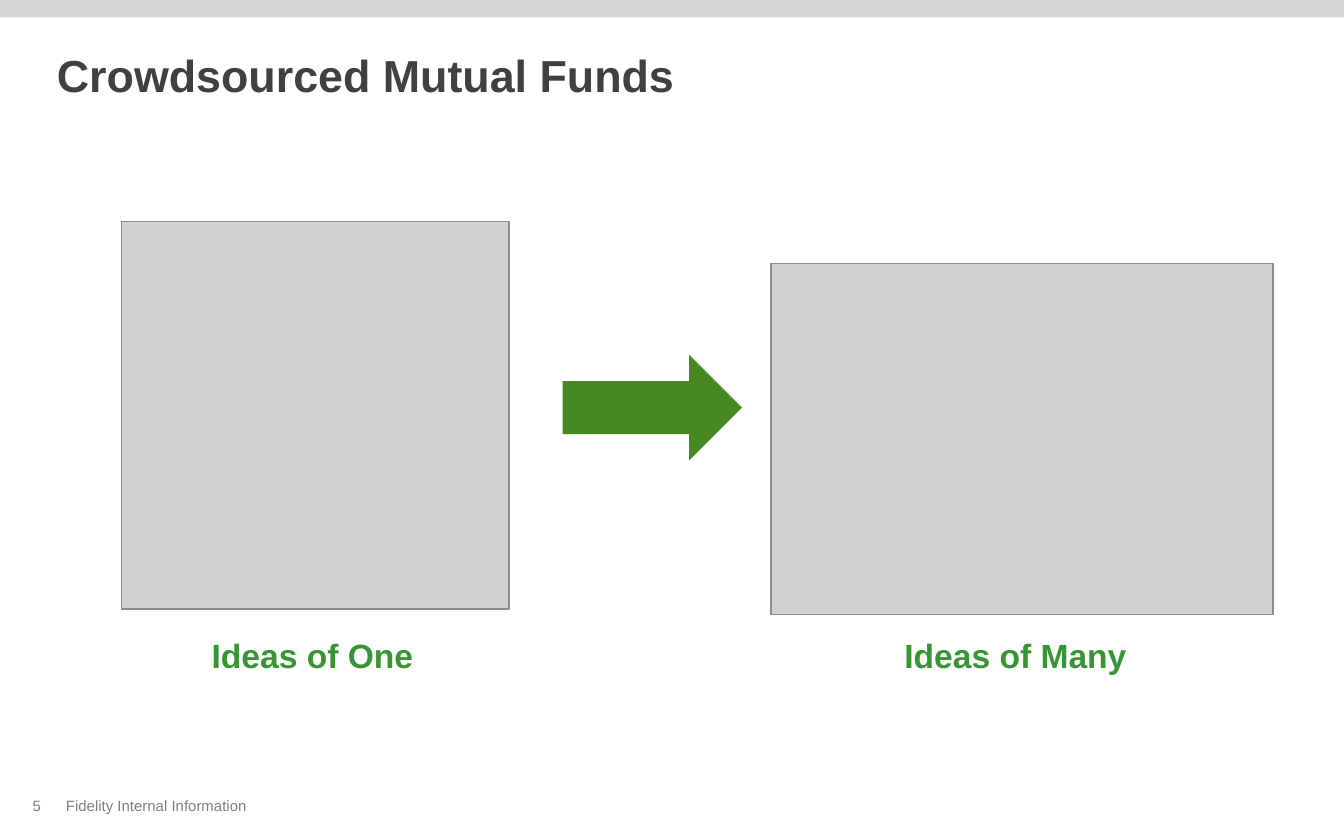
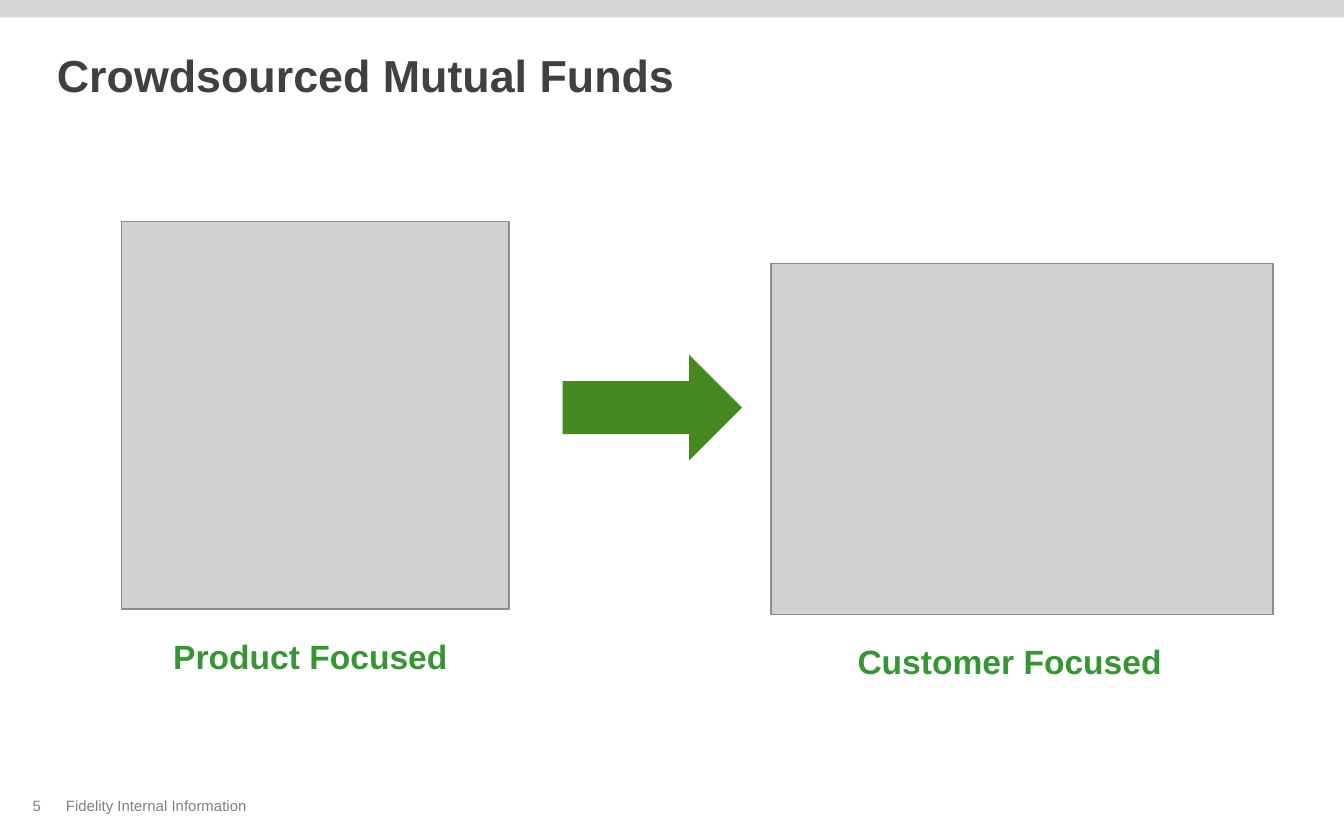
Before and after one commit to thomas-pontikes/greenhouse, a slide deck: slide 5 of CMF.pptx. Drawn at 1344x840 pixels with LibreOffice and Linux fonts; fonts in the diff are those of the drawing; grey boxes stand for pictures; background and template pictures are left out. Boxes give left, top, right and bottom in pixels: in the first picture for what was removed or moved away, otherwise in the second. Text is boxed around its words. In the diff, an @@ line names an element or a change of style, - is before the commit and + after.

```diff
--- a/CMF.pptx
+++ b/CMF.pptx
@@ text at [173,644,447,670]: text changed @@
-Ideas of One
+Product Focused
@@ text at [858,649,1162,675]: text changed @@
-Ideas of Many
+Customer Focused
```
